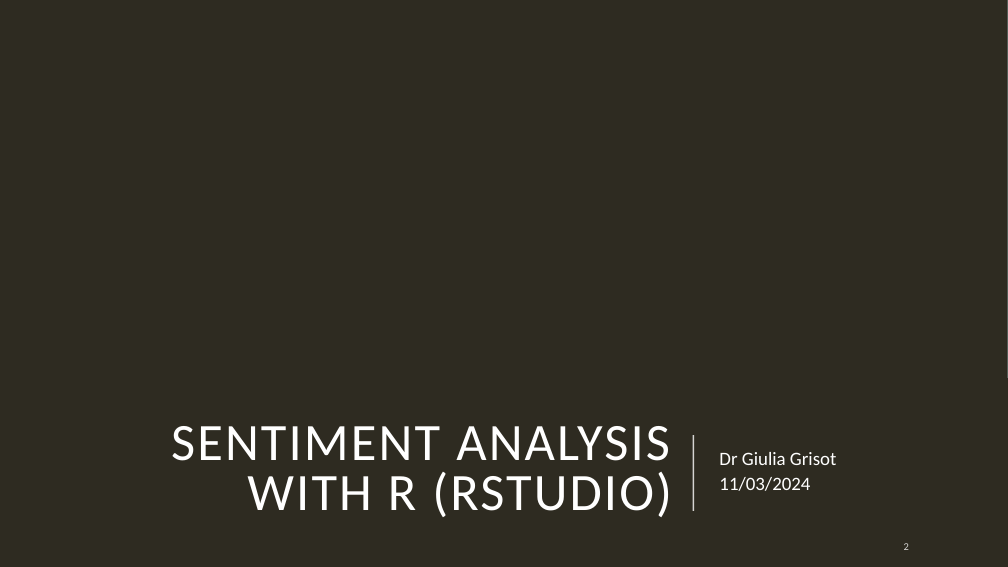
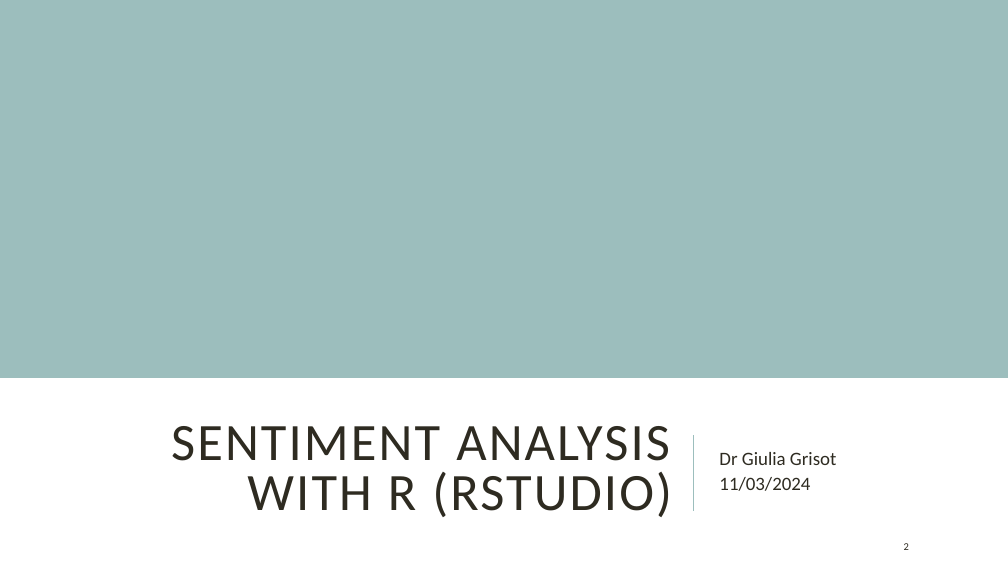
Before and after one commit to giuliagrisot/Sentiment_Analysis_CDH_Data_School_2024, a slide deck: slide 1 of SA.pptx. Drawn at 1008x567 pixels with LibreOffice and Linux fonts; fonts in the diff are those of the drawing; background and template pictures are left out. Boxes give left, top, right and bottom in pixels: in the first picture for what was removed or moved away, otherwise in the second. Text is boxed around its words. In the diff, an @@ line names an element or a change of style, - is before the commit and + after.

```diff
--- a/SA.pptx
+++ b/SA.pptx
@@ background picture (left out) to #FFFFFF @@
@@ rectangle removed at (0,0,1008,567) @@
@@ title "SENTIMENT ANALYSIS WITH R (RSTUDIO)" at (171,426,672,517): text colour #FFFFFF to #2E2B21 @@
@@ subtitle "Dr Giulia Grisot" at (719,452,836,491): text colour #FFFFFF to #2E2B21 @@
@@ line removed from (693, 511) to (693, 436) @@
@@ line added from (693, 511) to (693, 436), #9CBEBD 1.5 pt @@
@@ page number at (904,543,909,550): text colour #FFFFFF at 80% opacity to #2E2B21 @@
```
Also in this commit, not shown: 9 other slides changed, 3 slides added, 6 slides removed.
